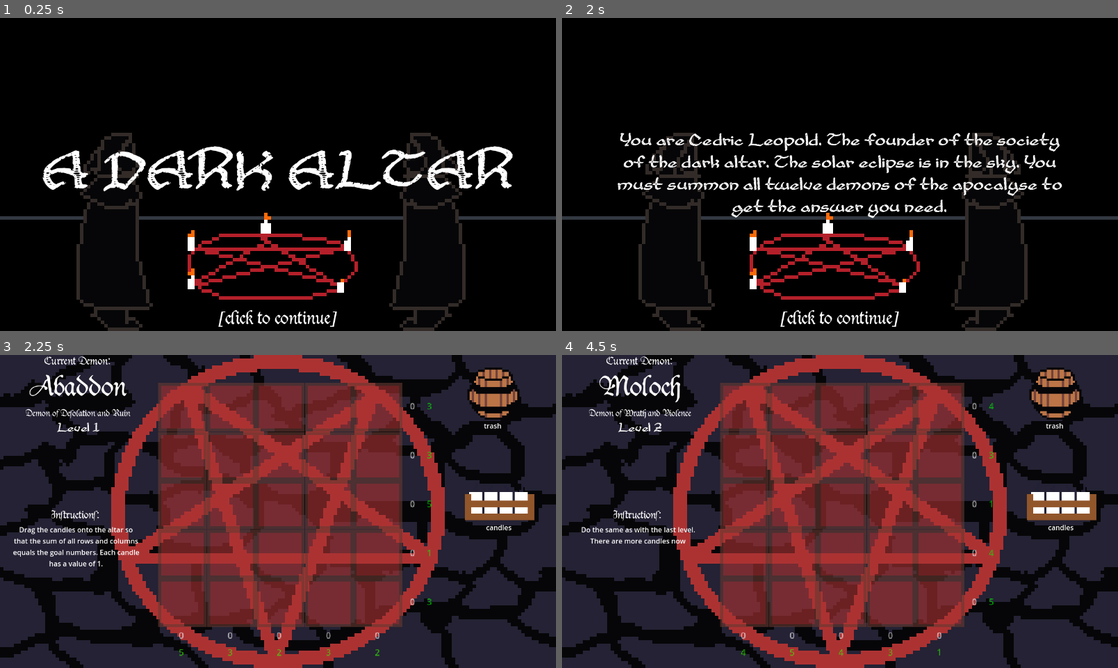
Above: before the commit, frames 1-4 (two rows, left to right).
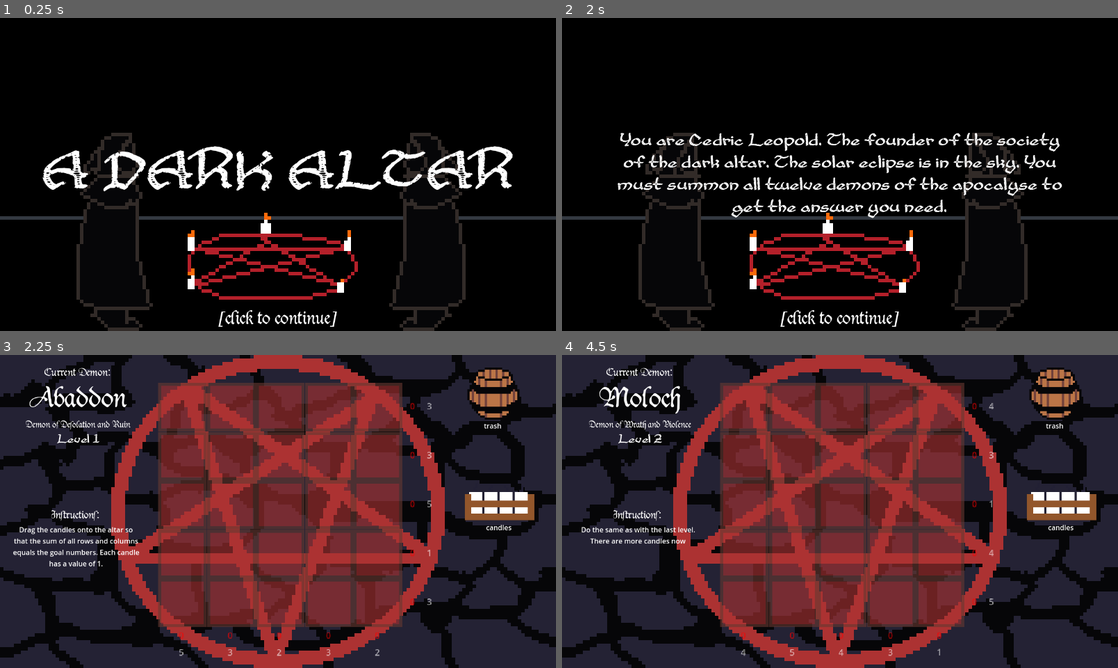
Above: after the commit, the same moments.

Repository: adrientremblay/ld55
Game: Godot game, scene res://scenes/title_screen.tscn
Same seed, same stepped clock (60 frames per second), same inputs: the game is played once before the commit and once after it.
Inputs (mouse positions are in pixels of both pictures, inside the frame that each line leads up to):
- Up to frame 1 (0.25 s): no input
- Up to frame 2 (2 s): tap Enter at 0.5, 1.25 s; move the mouse to (962, 158) at 0.52 s; press the mouse at (962, 158) at 0.53 s; move the mouse to (728, 190) at 1.27 s; release the mouse at (728, 190) at 1.28 s; click (728, 190) at 1.35 s
- Up to frame 3 (2.25 s): tap Enter at 2 s; move the mouse to (333, 442) at 2.02 s; press the mouse at (333, 442) at 2.03 s
- Up to frame 4 (4.5 s): tap Space (skip_level) at 2.75 s; move the mouse to (1062, 502) at 2.77 s; release the mouse at (1062, 502) at 2.78 s; click (1062, 502) at 2.85 s; tap Enter at 3.5, 4.25 s; move the mouse to (1006, 558) at 3.52 s; press the mouse at (1006, 558) at 3.53 s; move the mouse to (673, 464) at 4.27 s; release the mouse at (673, 464) at 4.28 s; click (673, 464) at 4.35 s

Frames 1-2 are identical in both runs. In frame 3, 1.8% of the frame differs, in the area x 4-78%, y 0-97%; in frame 4, 1.7%.

Commit message:
Made the row labels change depending if rows and cols match or not

Diff:
--- a/scenes/altar.tscn
+++ b/scenes/altar.tscn
@@ -124,7 +124,6 @@
 vertical_alignment = 1
 
 [node name="AnswerCols" type="HBoxContainer" parent="."]
-modulate = Color(0.203922, 1, 0, 1)
 offset_top = 480.0
 offset_right = 448.0
 offset_bottom = 511.0
@@ -201,7 +200,6 @@
 vertical_alignment = 1
 
 [node name="AnswerRows" type="VBoxContainer" parent="."]
-modulate = Color(0, 1, 0, 1)
 offset_left = 495.0
 offset_right = 540.0
 offset_bottom = 446.0
--- a/scenes/grimoire.tscn
+++ b/scenes/grimoire.tscn
@@ -28,7 +28,7 @@
 
 [node name="Info" type="VBoxContainer" parent="."]
 layout_mode = 0
-offset_top = -192.0
+offset_top = -166.0
 offset_right = 360.0
 offset_bottom = 188.0
 
--- a/scripts/altar.gd
+++ b/scripts/altar.gd
@@ -69,20 +69,34 @@
 	for i in range(5):
 		get_node("AnswerCols").get_node("y" + str(i+1)).text = str(answer_cols[i])
 		get_node("AnswerRows").get_node("x" + str(i+1)).text = str(answer_rows[i])
+	check_puzzle_completion()
 
 func check_puzzle_completion():
+	var puzzle_complete = true
+
 	update_col_labels()
 	update_row_labels()
 	for i in range(5):
-		var answer_col = get_node("AnswerCols").get_node("y" + str(i+1)).text
-		var col = get_node("cols").get_node("y" + str(i+1)).text
-		var answer_row = get_node("AnswerRows").get_node("x" + str(i+1)).text
-		var row = get_node("rows").get_node("x" + str(i+1)).text
+		var answer_col = get_node("AnswerCols").get_node("y" + str(i+1))
+		var col = get_node("cols").get_node("y" + str(i+1))
+		var answer_row = get_node("AnswerRows").get_node("x" + str(i+1))
+		var row = get_node("rows").get_node("x" + str(i+1))
 
-		if answer_col != col or answer_row != row:
-			return false
+		if answer_col.text != col.text or answer_row.text != row.text:
+			puzzle_complete = false
 
-	return true
+		# updating label colors
+		if answer_col.text != col.text:
+			col.modulate = Color.RED
+		else:
+			col.modulate = Color.GREEN
+
+		if answer_row.text != row.text:
+			row.modulate = Color.RED
+		else:
+			row.modulate = Color.GREEN
+
+	return puzzle_complete
 
 func clear_altar():
 	for i in range(5):
